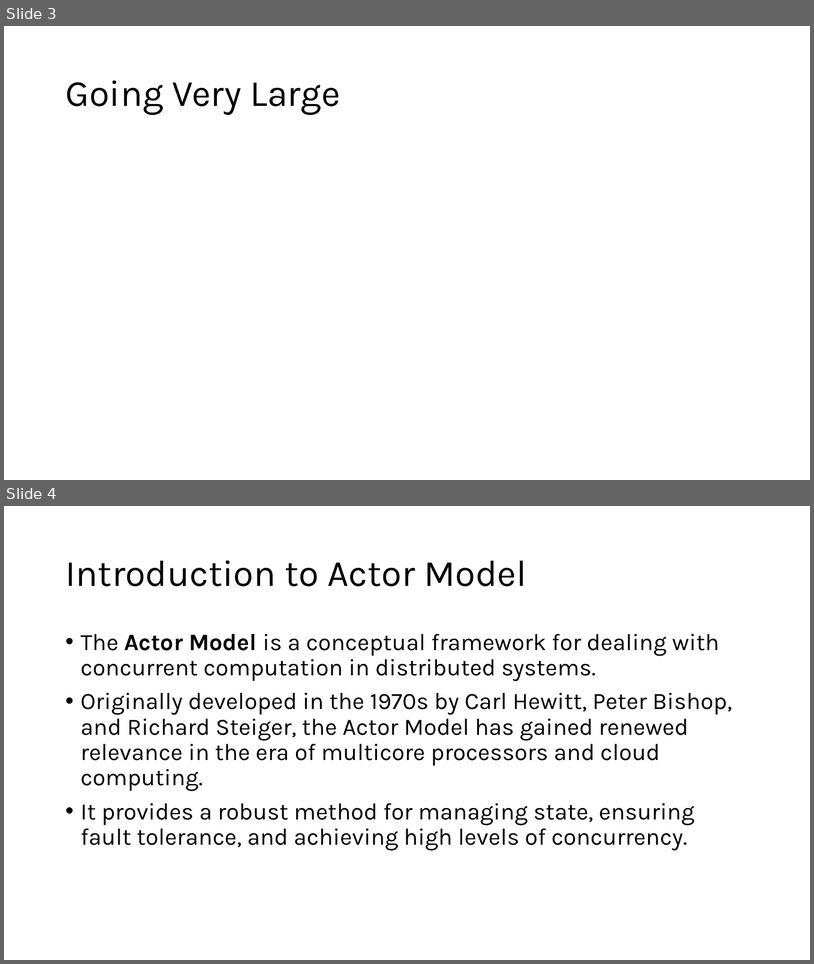
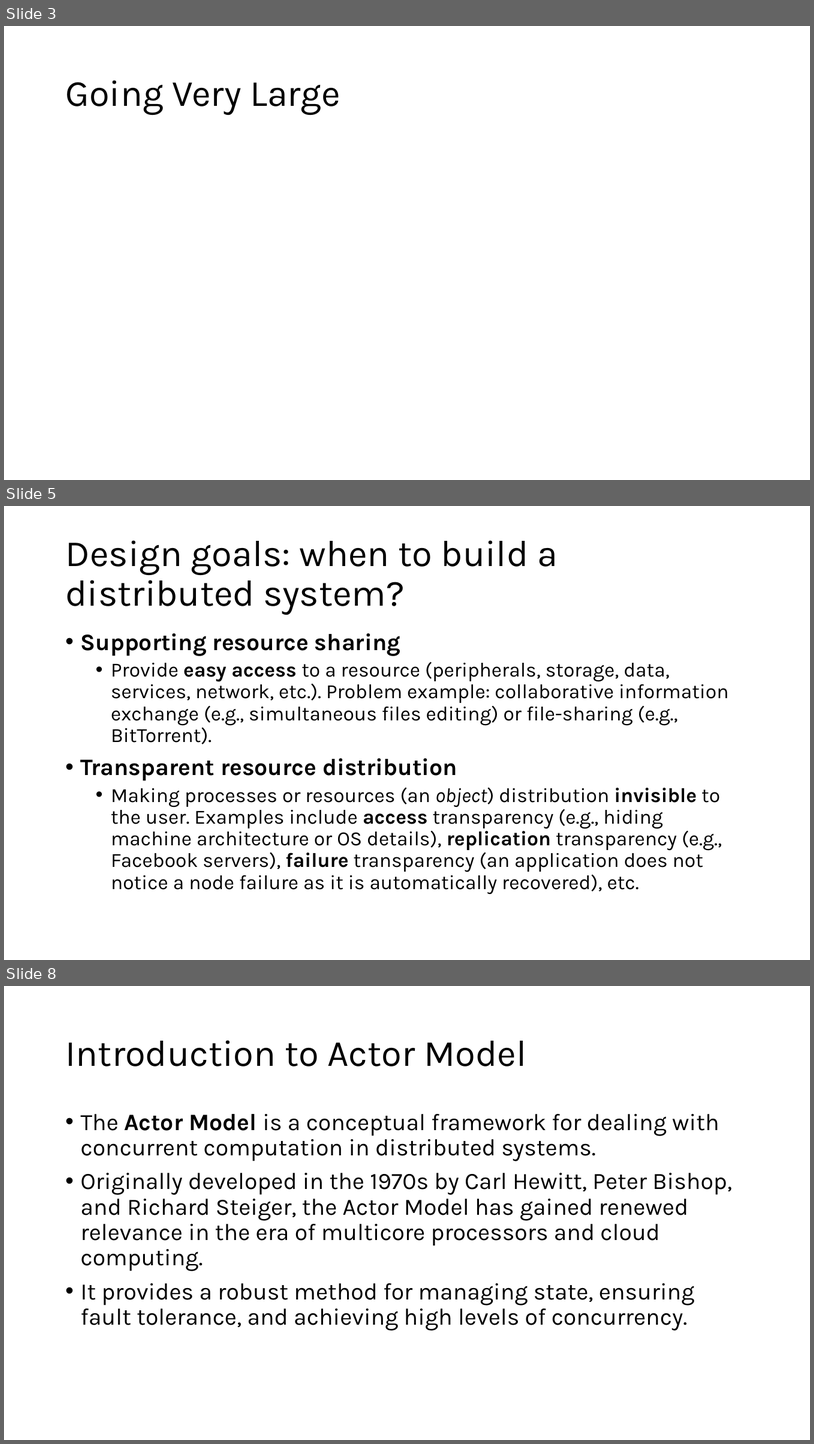
Before and after one commit to aregm/system-design-course, a slide deck: docs/Lecture 9.pptx. Shown one above the other, each under a label of ours: slides 3 and 4 before the commit, slides 3, 5 and 8 after it; the slides between them are not shown. The pictures are 814x964 and 814x1444 pixels, drawn with LibreOffice and Linux fonts; fonts in the diff are those of the drawing. Boxes give left, top, right and bottom in pixels: in the first picture for what was removed or moved away, otherwise in the second. Text is boxed around its words. In the diff, an @@ line names an element or a change of style, - is before the commit and + after.

```diff
--- a/docs/Lecture 9.pptx
+++ b/docs/Lecture 9.pptx
@@ slide 5 added at [4, 506, 810, 960], background #FFFFFF @@
@@ title added at [65, 540, 558, 615], 44 pt, text #000000 @@
+Design goals: when to build a distributed system?
@@ text added at [81, 633, 729, 894], 24 pt, text #000000 @@
+• Supporting resource sharing
+  • Provide easy access to a resource (peripherals, storage, data, services, network, etc.). Problem example: collaborative information exchange (e.g., simultaneous files editing) or file-sharing (e.g., BitTorrent).
+• Transparent resource distribution
+  • Making processes or resources (an object) distribution invisible to the user. Examples include access transparency (e.g., hiding machine architecture or OS details), replication transparency (e.g., Facebook servers), failure transparency (an application does not notice a node failure as it is automatically recovered), etc.
@@ what was slide 4 is now slide 8 @@
```
Also in this commit, not shown: 3 other slides added.
